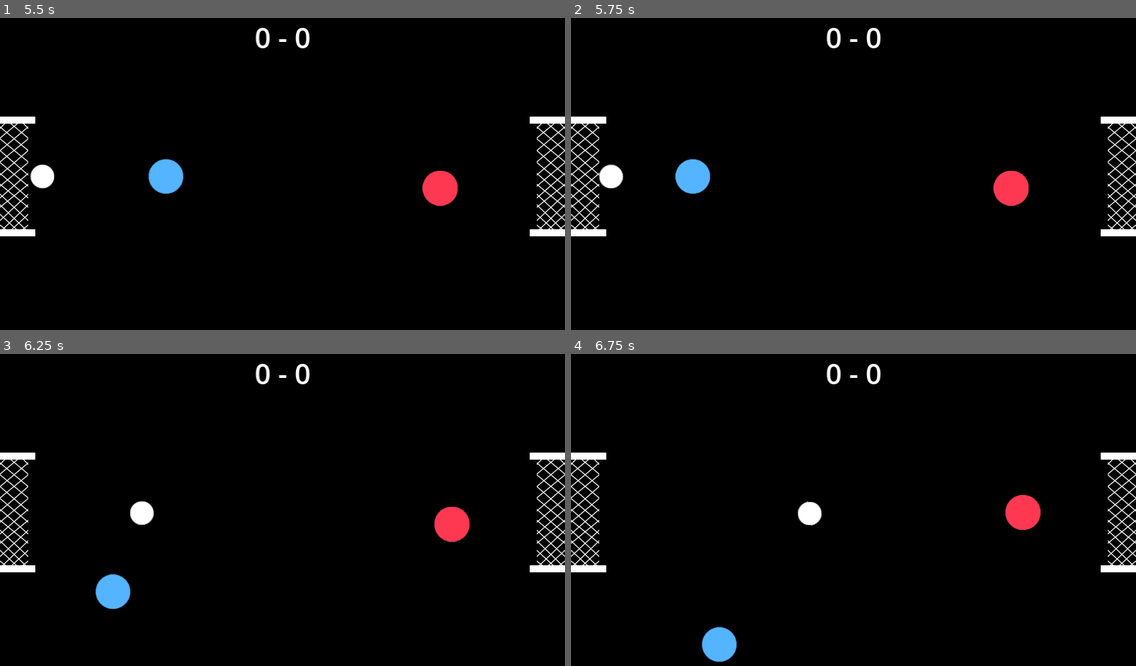
Above: before the commit, frames 1-4 (two rows, left to right).
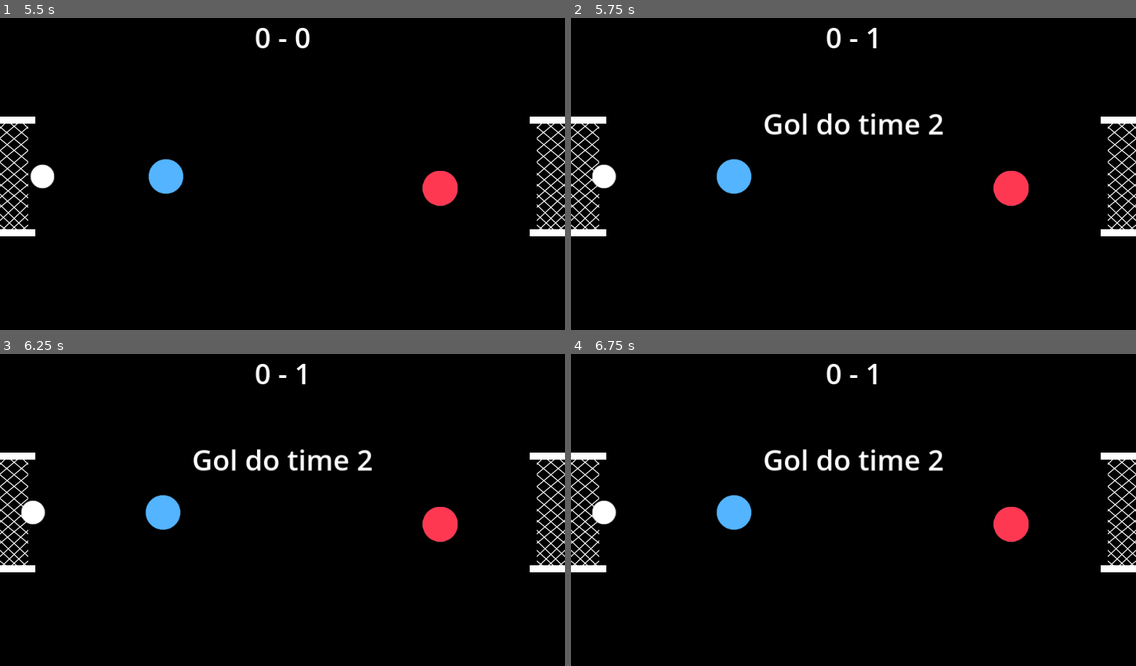
Above: after the commit, the same moments.

Repository: arthurmmmonte/Futebol
Game: Godot game, scene res://main.tscn
Two runs of this game, one before a commit and one after it. Both use one fixed random seed, a clock stepped at 60 frames per second and the inputs below.
Inputs:
- Up to frame 1 (5.5 s): click "Start" at 0.5 s; tap Enter at 1.25 s; hold D (p1_right) 1.28-2.03 s; tap Down (p2_down) at 1.35, 4.35 s; hold S (p1_down) 2.03-2.78 s; tap Left (p2_left) at 2.1, 5.1 s; hold D (p1_right) 2.78-3.53 s; tap Right (p2_right) at 2.85 s; hold W (p1_up) 3.53-4.28 s; tap Up (p2_up) at 3.6 s; hold A (p1_left) from 4.28 s (still down)
- Up to frame 2 (5.75 s): keep holding A (p1_left)
- Up to frame 3 (6.25 s): release A (p1_left) at 5.78 s; hold S (p1_down) from 5.78 s (still down); tap Right (p2_right) at 5.85 s
- Up to frame 4 (6.75 s): release S (p1_down) at 6.53 s; hold D (p1_right) from 6.53 s (still down); tap Up (p2_up) at 6.6 s

Frame 1 is identical in both runs. In frame 2, 2.3% of the frame differs, in the area x 3-66%, y 3-57%; in frame 3, 3.1%; in frame 4, 3.3%, in the area x 3-84%, y 3-99%.

Commit message:
solved: ball not resetting

Diff:
--- a/HUD.gd
+++ b/HUD.gd
@@ -2,6 +2,9 @@
 
 # Notifies 'Main' node that the button has been pressed
 signal start_game
+
+func _ready():
+	update_score(0, 0)
 
 func show_message(text):
 	$Message.text = text
@@ -10,6 +13,8 @@
 
 func show_goal(team_id):
 	$Message.text = "Gol do time %d" % [team_id]
+	$Message.show()
+	$MessageTimer.start()
 
 func update_score(score1, score2):
 	$ScoreLabel.text = "%d - %d" % [score1, score2]
@@ -17,9 +22,6 @@
 func show_game_over(team_id):
 	show_message("Fim de Jogo\nTime %d ganhou!" % [team_id])
 	await $MessageTimer.timeout
-
-	$Message.text = ""
-	$Message.hide()
 
 	await get_tree().create_timer(1.0).timeout
 	$StartButton.show()
--- /dev/null
+++ b/MarkerBall.gd
@@ -0,0 +1,11 @@
+extends Marker2D
+
+var ball = preload("res://ball.tscn")
+
+func destroy():
+	if self.get_child_count() > 0:
+		self.get_child(0).queue_free()
+
+func respawn():
+	var ball_instance = ball.instance()
+	self.add_child(ball_instance)
--- a/ball.gd
+++ b/ball.gd
@@ -10,7 +10,25 @@
 func _process(delta):
 	pass
 
+func reset_to_rigid_mode():
+	# Ensure physics are fully re-enabled
+	self.freeze_mode = RigidBody2D.FREEZE_MODE_STATIC
+
+
 func start(pos):
-	position = pos
-	show()
-	$CollisionShape2D.disabled = false
+	call_deferred("set", "freeze", true)
+
+	# Reset velocities to ensure no movement
+	linear_velocity = Vector2.ZERO
+	angular_velocity = 0
+
+	# Move to the new position
+	PhysicsServer2D.body_set_state(
+	get_rid(),
+	PhysicsServer2D.BODY_STATE_TRANSFORM,
+	Transform2D.IDENTITY.translated(pos))
+
+	# Ensure the body is awake
+	sleeping = false
+
+	call_deferred("set", "freeze", false)
--- a/main.gd
+++ b/main.gd
@@ -1,12 +1,14 @@
 extends Node
 
 @export var ball_scene: PackedScene
+var ball_instance: RigidBody2D
+
 var score1 = 0
 var score2 = 0
 
 # Called when the node enters the scene tree for the first time.
 func _ready():
-	pass
+	freeze_all()
 
 # Called every frame. 'delta' is the elapsed time since the previous frame.
 func _process(delta):
@@ -16,51 +18,66 @@
 	elif(score2 == 5):
 		game_over(2)
 
+func freeze_all():
+	$Ball.linear_velocity = Vector2.ZERO
+	$Ball.angular_velocity = 0
+	$Ball.call_deferred("set", "freeze", true)
+	$Player1.set_physics_process(false)
+
+	$Player2.set_physics_process(false)
+
+func unfreeze_all():
+	$Ball.call_deferred("set", "freeze", false)
+	$Player1.set_physics_process(true)
+
+	$Player2.set_physics_process(true)
+
 func rede1_goal_scored():
+	freeze_all()
 	score2 += 1
 	$HUD.show_goal(2)
+	$HUD.update_score(score1, score2)
+	await $HUD/MessageTimer.timeout
+
 	new_round()
 
 func rede2_goal_scored():
+	freeze_all()
 	score1 += 1
 	$HUD.show_goal(1)
+	$HUD.update_score(score1, score2)
+	await $HUD/MessageTimer.timeout
+
 	new_round()
 
 func new_round():
 	$Player1.start($Marker1.position)
 	$Player2.start($Marker2.position)
 	$Ball.start($MarkerBall.position)
-	$Rede1.start($MarkerRede1.position)
-	$Rede2.start($MarkerRede2.position)
 	$StartTimer.start()
 
 func new_game():
-	score1 = 0
-	score2 = 0
-	$HUD.update_score(score1, score2)
-	$HUD.show_message("Começou!")
 	$Player1.start($Marker1.position)
 	$Player2.start($Marker2.position)
 	$Ball.start($MarkerBall.position)
 	$Rede1.start($MarkerRede1.position)
 	$Rede2.start($MarkerRede2.position)
+
 	$StartTimer.start()
-
-func _on_timer_timeout():
-	#$HUD.update_score(score1, score2)
-	#game_over()
-	pass
+	$HUD.show_message("Começou!")
 
 func _on_start_timer_timeout():
-	$Timer.start()
+	unfreeze_all()
 
 func game_over(team_id):
+	freeze_all()
+	$Ball.freeze = true
 	$HUD.show_game_over(team_id)
 
 func _on_rede_1_body_entered(body):
-	if(body == $Ball/CollisionShape2D):
+	if(body.name == "Ball"):
 		rede1_goal_scored()
 
 func _on_rede_2_body_entered(body):
-	if(body == $Ball/CollisionShape2D):
+	if(body.name == "Ball"):
 		rede2_goal_scored()
--- a/main.tscn
+++ b/main.tscn
@@ -578,10 +578,8 @@
 collision_mask = 7
 
 [node name="StartTimer" type="Timer" parent="."]
-wait_time = 2.0
+wait_time = 0.5
 one_shot = true
-
-[node name="Timer" type="Timer" parent="."]
 
 [node name="Marker1" type="Marker2D" parent="."]
 position = Vector2(256, 360)
@@ -608,5 +606,4 @@
 [connection signal="body_entered" from="Rede1" to="." method="_on_rede_1_body_entered"]
 [connection signal="body_entered" from="Rede2" to="." method="_on_rede_2_body_entered"]
 [connection signal="timeout" from="StartTimer" to="." method="_on_start_timer_timeout"]
-[connection signal="timeout" from="Timer" to="." method="_on_timer_timeout"]
 [connection signal="start_game" from="HUD" to="." method="new_game"]
--- a/player_1.gd
+++ b/player_1.gd
@@ -22,5 +22,4 @@
 
 func start(pos):
 	position = pos
-	show()
-	$CollisionShape2D.disabled = false
+	#set_deferred("monitoring", true)
--- a/player_2.gd
+++ b/player_2.gd
@@ -22,5 +22,4 @@
 
 func start(pos):
 	position = pos
-	show()
-	$CollisionShape2D.disabled = false
+	#set_deferred("monitoring", true)
--- a/rede_1.gd
+++ b/rede_1.gd
@@ -10,5 +10,3 @@
 
 func start(pos):
 	position = pos
-	show()
-	$CollisionShape2D.disabled = false
--- a/rede_2.gd
+++ b/rede_2.gd
@@ -10,5 +10,3 @@
 
 func start(pos):
 	position = pos
-	show()
-	$CollisionShape2D.disabled = false
